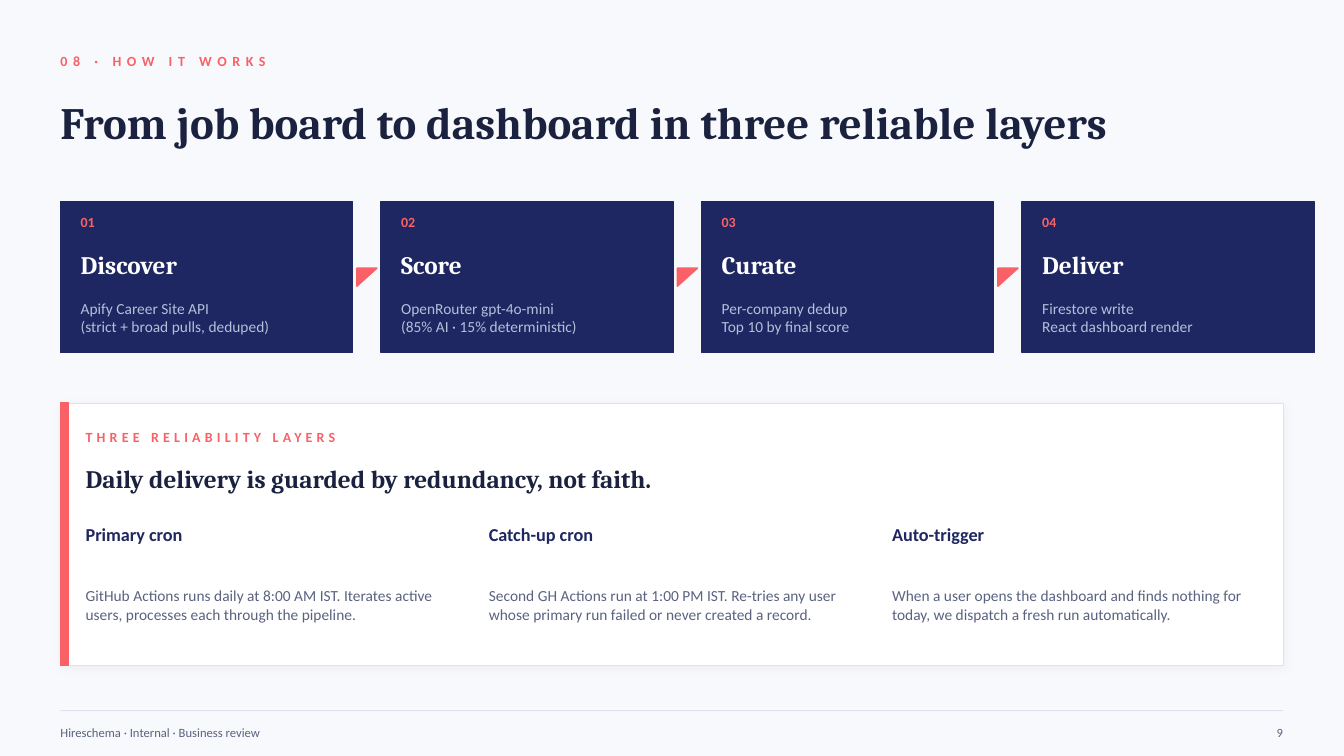
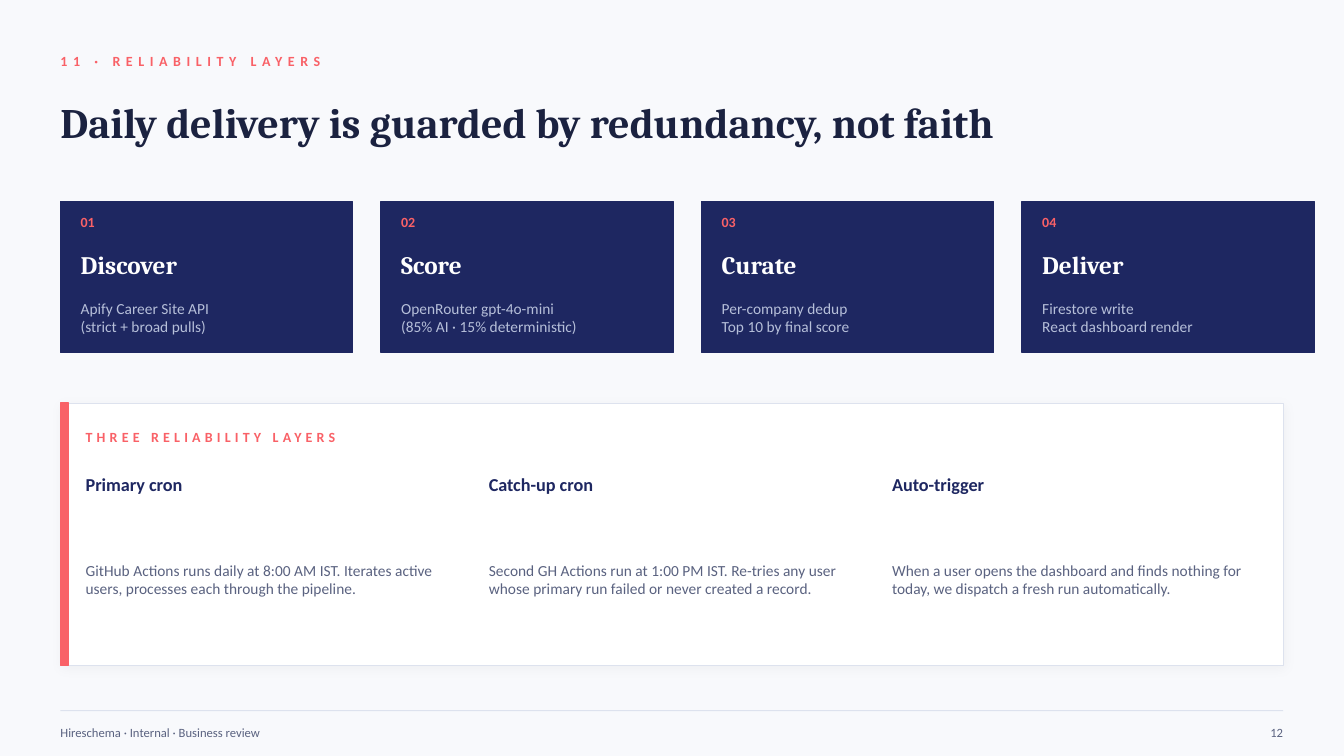
Before and after one commit to rupeshkumar-create/Hireloop, a slide deck: slide 12 of Hireschema-Business-Presentation.pptx (slide 9 before the commit). Drawn at 1344x756 pixels with LibreOffice and Linux fonts; fonts in the diff are those of the drawing. Boxes give left, top, right and bottom in pixels: in the first picture for what was removed or moved away, otherwise in the second. Text is boxed around its words. In the diff, an @@ line names an element or a change of style, - is before the commit and + after.

```diff
--- a/Hireschema-Business-Presentation.pptx
+++ b/Hireschema-Business-Presentation.pptx
@@ text at <box>60,57,321,66</box>: text changed @@
-08 · HOW IT WORKS
+11 · RELIABILITY LAYERS
@@ text at <box>60,108,994,148</box>: text changed; size 18 to 30 pt @@
-Daily delivery is guarded by redundancy, not faith.
+Daily delivery is guarded by redundancy, not faith
@@ text removed at <box>60,108,1106,149</box> @@
-From job board to dashboard in three reliable layers
@@ right triangle removed at <box>357,268,377,286</box> @@
@@ right triangle removed at <box>678,268,698,286</box> @@
@@ right triangle removed at <box>998,268,1018,286</box> @@
@@ text at <box>81,321,206,335</box>: text changed @@
-(strict + broad pulls, deduped)
+(strict + broad pulls)
@@ 3 texts: place and size @@
-3 texts at <box>86,528,984,544</box>
+3 texts at <box>86,478,984,494</box>
@@ text "GitHub Actions runs daily at ...": place and size @@
-text "GitHub Actions runs daily at ..." at <box>86,590,432,623</box>
+text "GitHub Actions runs daily at ..." at <box>86,565,432,597</box>
@@ text "Second GH Actions run at ...": place and size @@
-text "Second GH Actions run at ..." at <box>489,590,836,623</box>
+text "Second GH Actions run at ..." at <box>489,565,836,597</box>
@@ text "When a user opens the ...": place and size @@
-text "When a user opens the ..." at <box>892,590,1241,623</box>
+text "When a user opens the ..." at <box>892,565,1241,597</box>
@@ text at <box>1270,729,1283,737</box>: text changed @@
-9
+12
```
Also in this commit, not shown: 16 other slides changed, 7 slides added, 2 slides removed, 9 other files.
